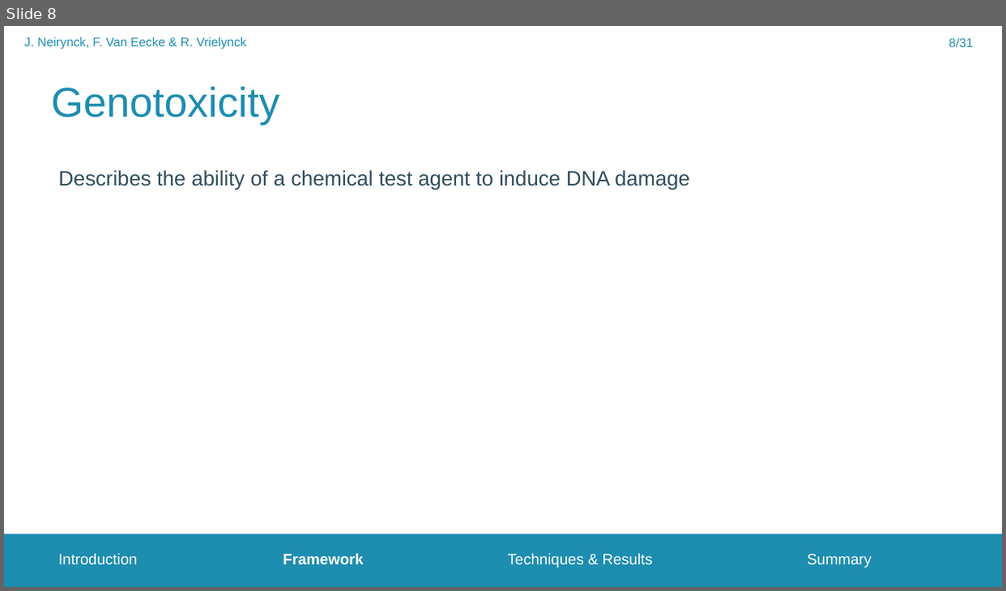
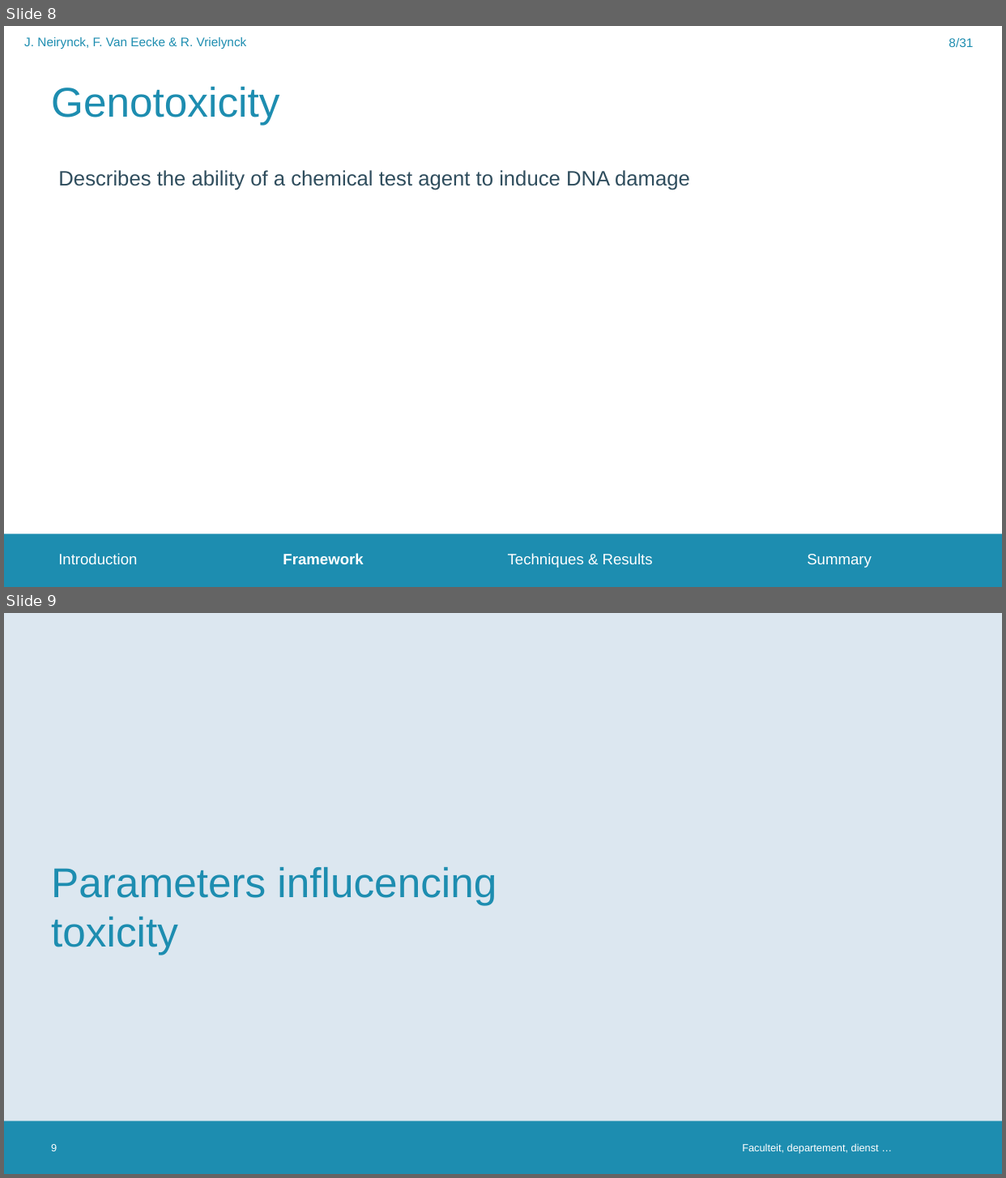
Before and after one commit to FrederikVanEecke/PresentationClusters, a slide deck: NanoparticleToxicity.pptx. Shown one above the other, each under a label of ours: slide 8 before the commit, slides 8 and 9 after it. The pictures are 1006x591 and 1006x1178 pixels, drawn with LibreOffice and Linux fonts; fonts in the diff are those of the drawing; background and template pictures are left out. Boxes give left, top, right and bottom in pixels: in the first picture for what was removed or moved away, otherwise in the second. Text is boxed around its words. In the diff, an @@ line names an element or a change of style, - is before the commit and + after.

```diff
--- a/NanoparticleToxicity.pptx
+++ b/NanoparticleToxicity.pptx
@@ slide 9 added at <box>4,613,1002,1174</box>, background #FFFFFF; not listed: 1 template element that a slide beside it also shows @@
@@ rectangle added at <box>4,613,1002,1122</box>, fill #DCE7F0 @@
@@ title added at <box>51,867,496,955</box>, 40 pt, text #1D8DB0 @@
+Parameters influcencing toxicity
@@ page number added at <box>51,1144,57,1152</box>, 10 pt, text #FFFFFF @@
+9
@@ text added at <box>742,1144,879,1154</box>, 10 pt, text #FFFFFF @@
+Faculteit, departement, dienst …
```
Also in this commit, not shown: 6 other slides added.
